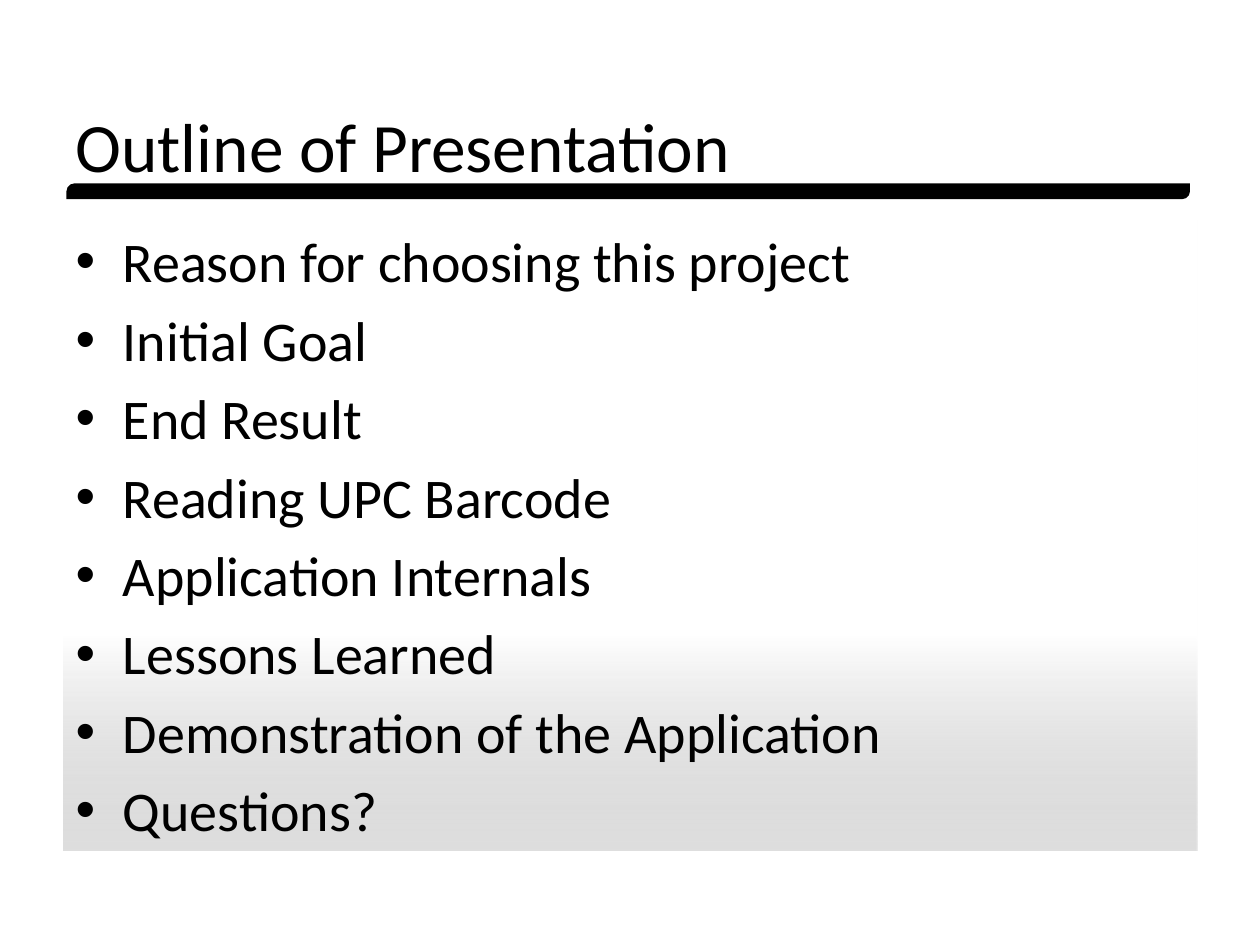
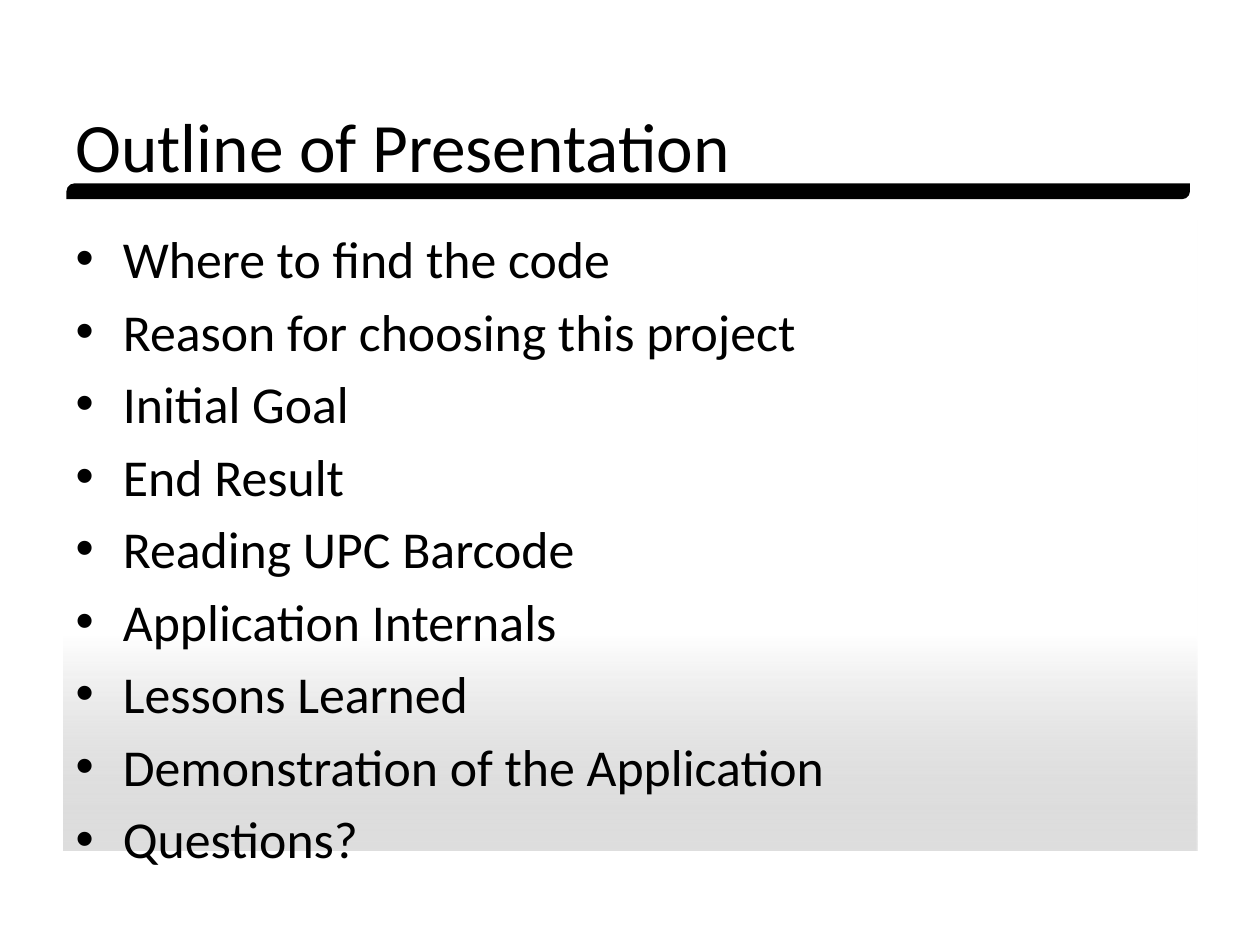
Before and after one commit to pintodragon/CS598MovieCatalog, a slide deck: slide 2 of src/docs/Presentation/Got Movie Presentation.pptx. Drawn at 1260x945 pixels with LibreOffice and Linux fonts; fonts in the diff are those of the drawing; background and template pictures are left out. Boxes give left, top, right and bottom in pixels: in the first picture for what was removed or moved away, otherwise in the second. Text is boxed around its words. In the diff, an @@ line names an element or a change of style, - is before the commit and + after.

```diff
--- a/src/docs/Presentation/Got Movie Presentation.pptx
+++ b/src/docs/Presentation/Got Movie Presentation.pptx
@@ text at box(123, 242, 610, 279): paragraph added @@
+• Where to find the code
@@ text at box(123, 315, 824, 865): size 32 to 29.6 pt in "Reason for choosing this project", "Initial Goal", "End Result", "Reading UPC Barcode" and 4 more places @@
```
Also in this commit, not shown: 4 other slides changed, 3 slides added.
